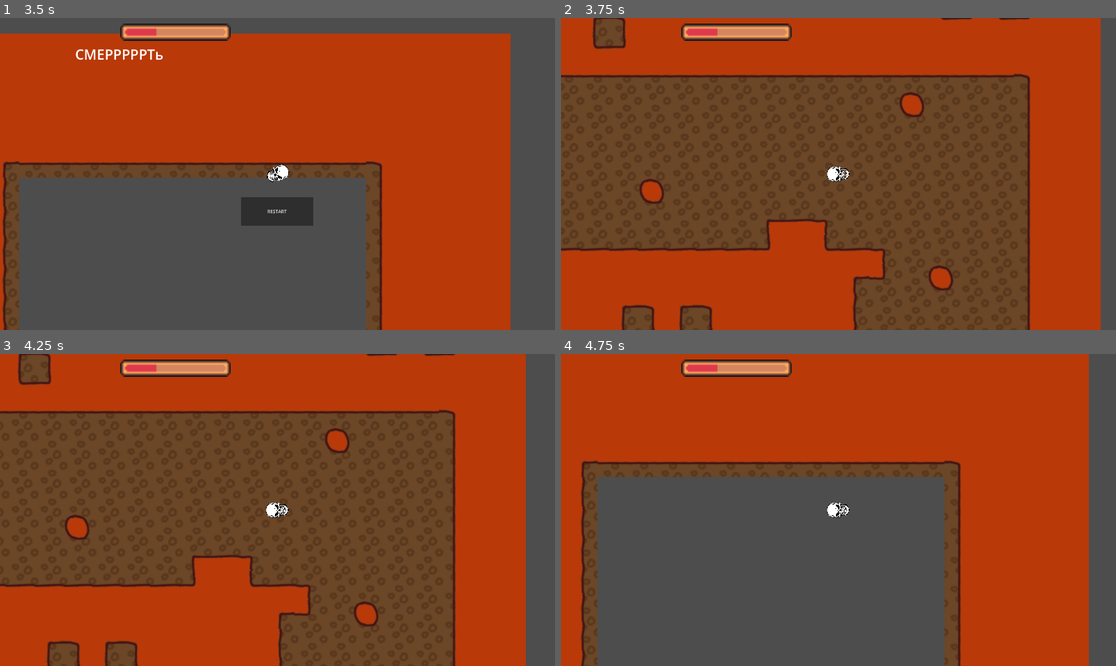
Above: before the commit, frames 1-4 (two rows, left to right).
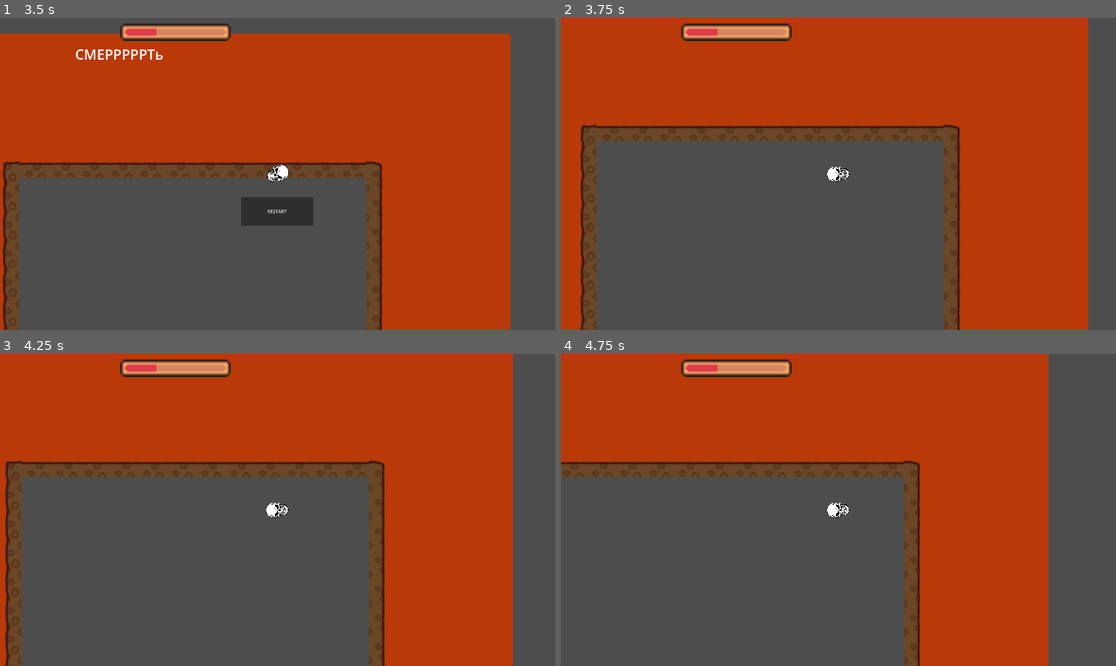
Above: after the commit, the same moments.

Repository: StarikTenger/HellRacing2024
Game: Godot game, scene res://level_manager.tscn
The game is run twice, just before and just after one commit, with the same random seed, the same clock (stepped at 60 frames per second) and the same inputs.
Inputs:
- Up to frame 1 (3.5 s): hold D (right) 0.53-2.03 s; hold A (left) from 2.03 s (still down)
- Up to frame 2 (3.75 s): release A (left) at 3.5 s; click "RESTART" at 3.5 s
- Up to frame 3 (4.25 s): no input
- Up to frame 4 (4.75 s): hold Down (down) from 4.28 s (still down)

Frame 1 is identical in both runs. In frame 2, 66% of the frame differs, in the area x 0-98%, y 0-100%; in frame 3, 64%; in frame 4, 18%.

Commit message:
level system bug fix

Diff:
--- a/Levels/level_1.tscn
+++ b/Levels/level_1.tscn
@@ -1,7 +1,6 @@
 [gd_scene load_steps=6 format=3 uid="uid://ny17ke668llt"]
 
 [ext_resource type="Texture2D" uid="uid://dt8cagncdty0a" path="res://textures/tileset.png" id="1_8snr4"]
-[ext_resource type="Script" path="res://scripts/ExitArea.gd" id="2_ce4pj"]
 
 [sub_resource type="TileSetAtlasSource" id="TileSetAtlasSource_eyrws"]
 texture = ExtResource("1_8snr4")
@@ -696,6 +695,16 @@
 physics_layer_0/collision_layer = 1
 sources/0 = SubResource("TileSetAtlasSource_eyrws")
 
+[sub_resource type="GDScript" id="GDScript_u5xlg"]
+script/source = "extends Area2D
+
+@onready var player = $\"../../Skull\"
+
+func _on_body_entered(body):
+	if body == player:
+		player.goal_reached()
+"
+
 [sub_resource type="CircleShape2D" id="CircleShape2D_4vfus"]
 radius = 19.0
 
@@ -712,7 +721,7 @@
 scale = Vector2(2, 2)
 
 [node name="FinishPosition" type="Area2D" parent="."]
-script = ExtResource("2_ce4pj")
+script = SubResource("GDScript_u5xlg")
 
 [node name="FinishCollision" type="CollisionShape2D" parent="FinishPosition"]
 position = Vector2(908, 187)
--- a/scenes/HUD.tscn
+++ b/scenes/HUD.tscn
@@ -20,6 +20,7 @@
 [sub_resource type="GDScript" id="GDScript_774fc"]
 script/source = "extends Control
 
+@onready var level_manager = $\"../..\"
 
 # Called when the node enters the scene tree for the first time.
 func _ready():
@@ -31,7 +32,7 @@
 
 
 func _on_restart_button_pressed():
-	get_tree().reload_current_scene()
+	level_manager.restart_level()
 "
 
 [node name="CanvasLayer" type="CanvasLayer"]
--- a/scripts/LevelManager.gd
+++ b/scripts/LevelManager.gd
@@ -7,7 +7,7 @@
 var loaded_levels = []
 var current_level_index = 0
 var level: Node2D = null
-var player: Skull = null
+var player = null
 
 func _ready():
 	player = $Skull
@@ -18,7 +18,7 @@
 
 func restart_level():
 	var pos: Node2D = level.get_node("StartPosition")
-	add_child(level)
+	$"HUD/DeathScreen".hide()
 	player.spawn(pos.position, 0)
 
 func load_level(level_index):
@@ -26,6 +26,7 @@
 	var level_path: PackedScene = loaded_levels[level_index]
 	remove_child(level)
 	level = level_path.instantiate()
+	add_child(level)
 	restart_level()
 
 func goal_reached() -> void:
Not shown: 1 places in level_manager.tscn that only renumber resources
Not shown: 1 places in main.tscn that only renumber resources
Not shown: 1 places in scenes/HUD.tscn that only renumber resources
